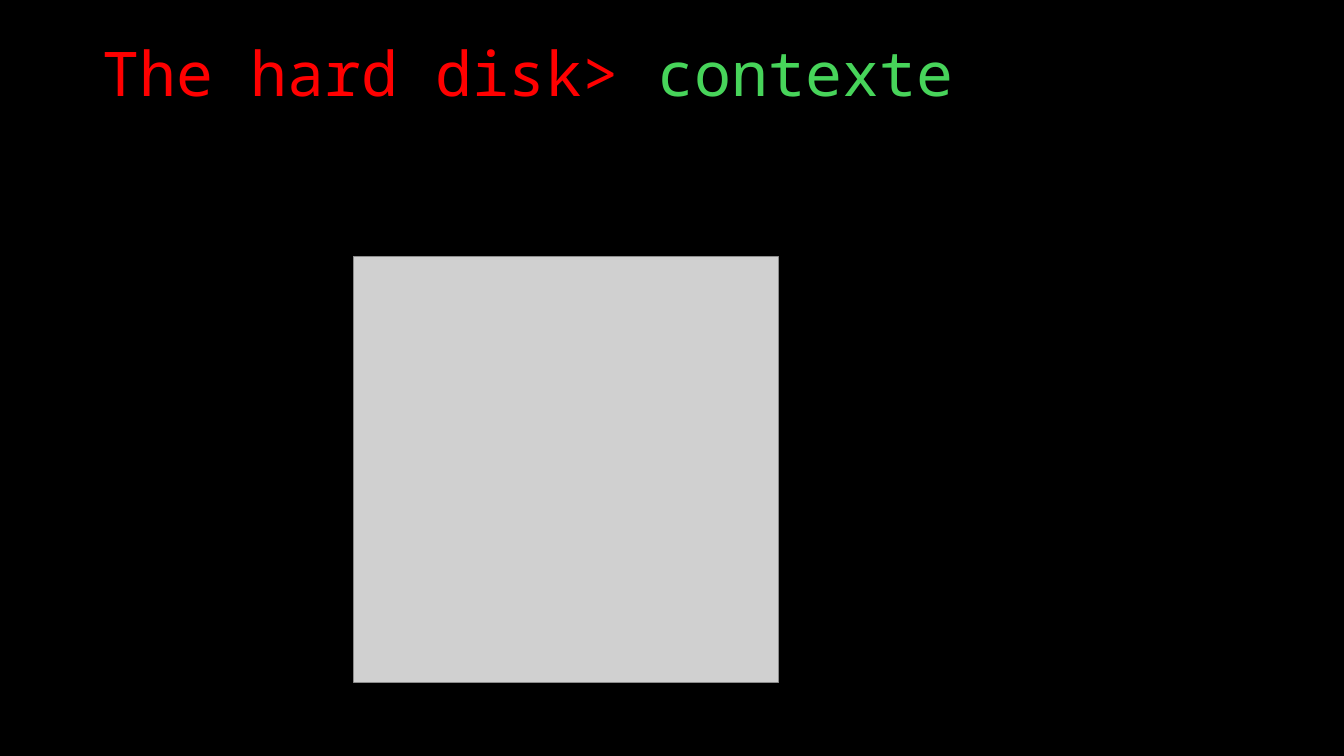
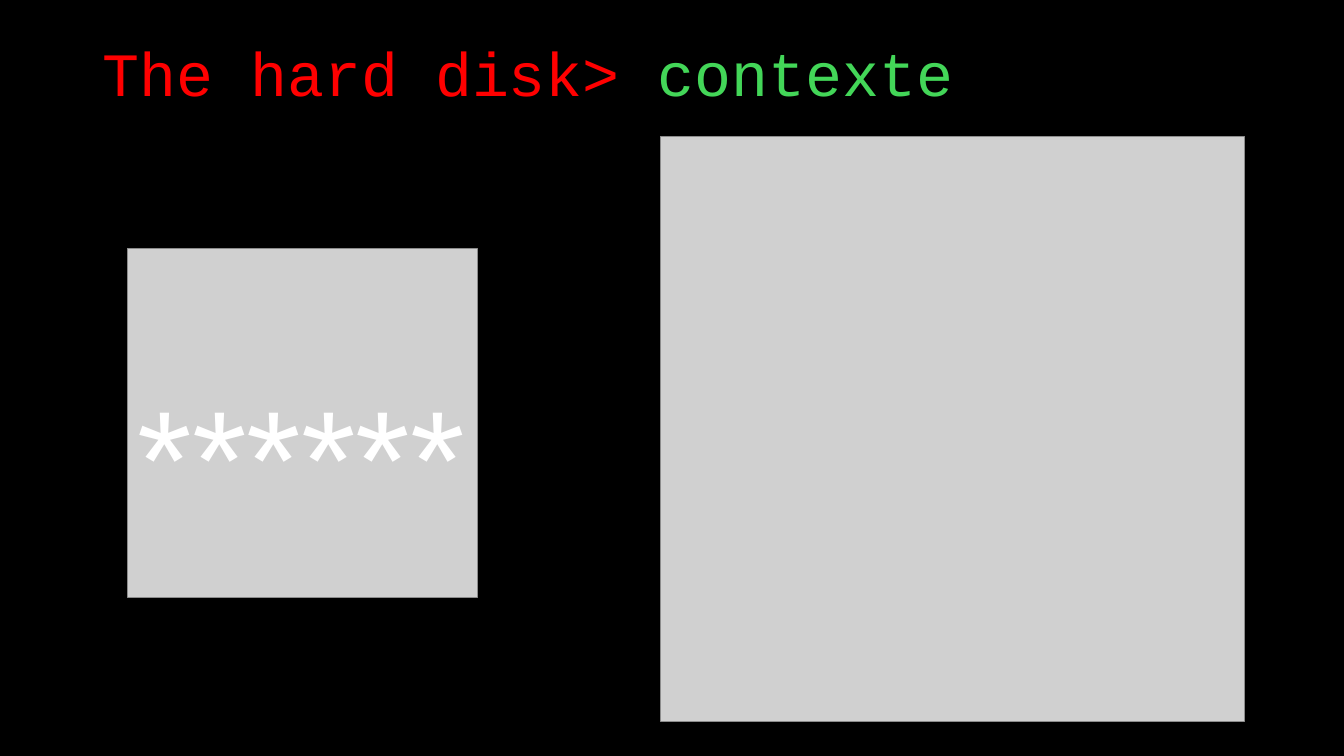
Before and after one commit to Fafishyle/Jeu_domaine_seccuritee, a slide deck: slide 3 of Slide_jeu.pptx. Drawn at 1344x756 pixels with LibreOffice and Linux fonts; fonts in the diff are those of the drawing; grey boxes stand for pictures. Boxes give left, top, right and bottom in pixels: in the first picture for what was removed or moved away, otherwise in the second. Text is boxed around its words. In the diff, an @@ line names an element or a change of style, - is before the commit and + after.

```diff
--- a/Slide_jeu.pptx
+++ b/Slide_jeu.pptx
@@ title "The hard disk> contexte" at [102, 52, 953, 97]: font Noto Sans Mono to Courier New; text colour #47D45A to #43D658 in "contexte" @@
@@ picture added at [660, 137, 1245, 722] @@
@@ picture added at [128, 248, 478, 598] @@
@@ picture removed at [354, 257, 779, 683] @@
@@ text added at [128, 360, 585, 540], 100 pt, text #FFFFFF @@
+******
```
Also in this commit, not shown: 6 other slides changed, 1 slide added, 2 other files.
